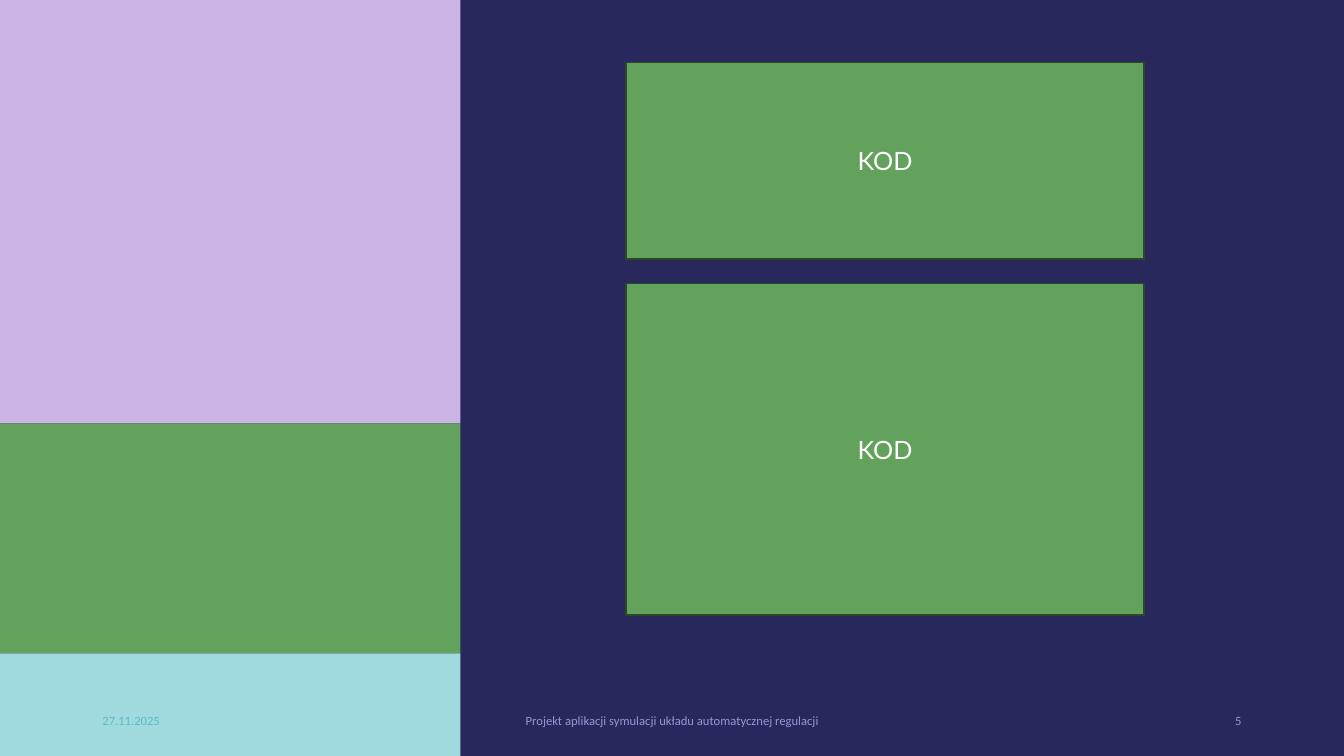
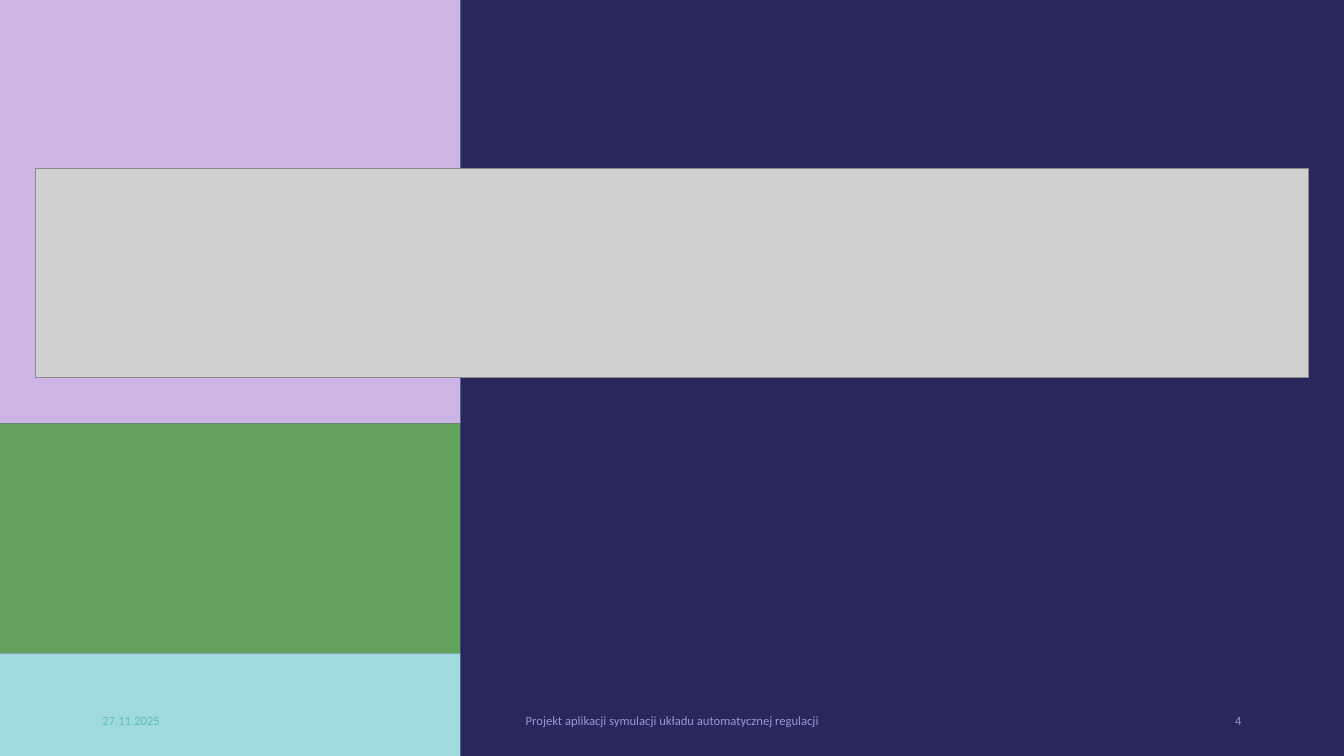
Before and after one commit to KamilWarczekIP/PK-Symulator_UAR, a slide deck: slide 4 of etap2/Projekt aplikacji symulacji układu automatycznej regulacji.pptx (slide 5 before the commit). Drawn at 1344x756 pixels with LibreOffice and Linux fonts; fonts in the diff are those of the drawing; grey boxes stand for pictures. Boxes give left, top, right and bottom in pixels: in the first picture for what was removed or moved away, otherwise in the second. Text is boxed around its words. In the diff, an @@ line names an element or a change of style, - is before the commit and + after.

```diff
--- a/etap2/Projekt aplikacji symulacji układu automatycznej regulacji.pptx
+++ b/etap2/Projekt aplikacji symulacji układu automatycznej regulacji.pptx
@@ rectangle removed at bbox=[626, 63, 1144, 259] @@
-KOD
@@ picture added at bbox=[36, 168, 1309, 378] @@
@@ rectangle removed at bbox=[626, 283, 1144, 615] @@
-KOD
@@ page number at bbox=[1235, 717, 1241, 725]: text changed @@
-5
+4
```
Also in this commit, not shown: 3 other slides changed, 1 slide removed.
